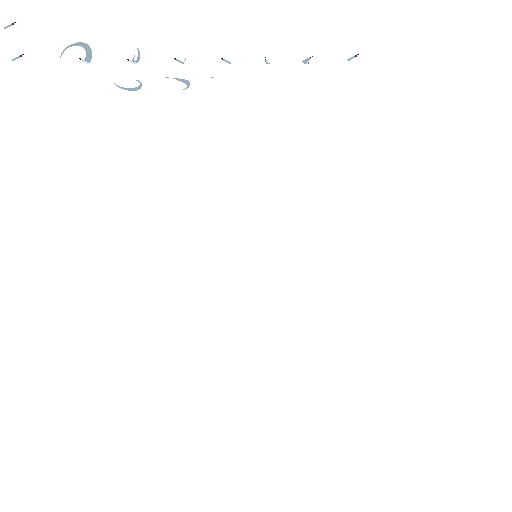
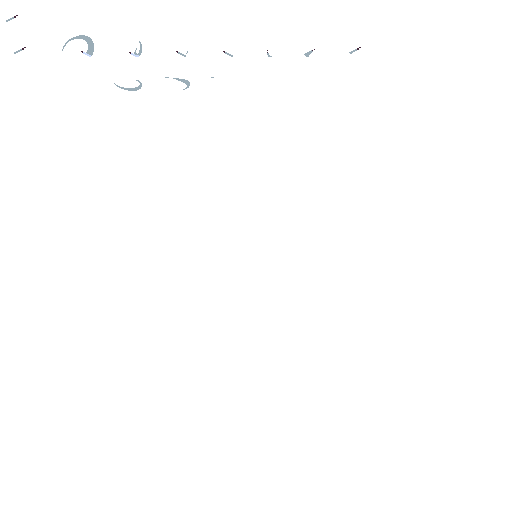
Layered file, before and after one edit (512 × 512). Changes by layer:
removed layer "Layer 4" from group "Group 1" over [left=60, top=42, right=188, bottom=64]
painted on "Layer 5" over [left=4, top=15, right=361, bottom=64]
